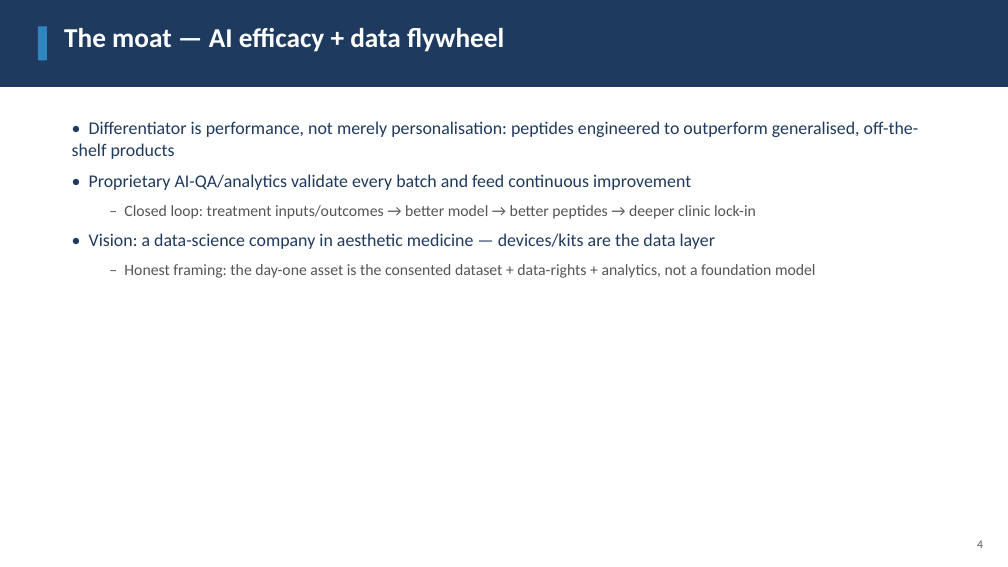
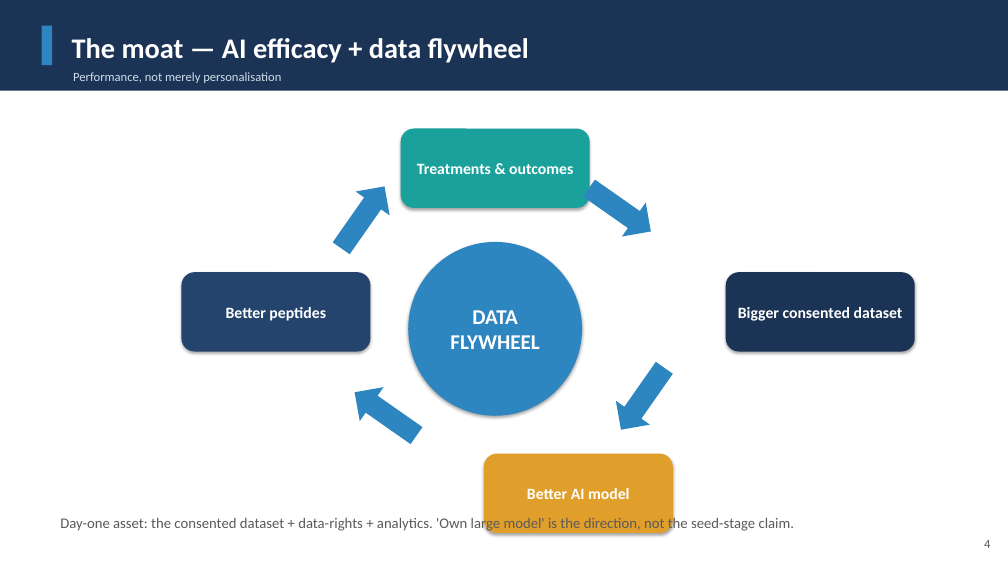
Before and after one commit to leicatam/gamification, a slide deck: slide 4 of synexo/Synapep_Investor_Deck.pptx. Drawn at 1008x567 pixels with LibreOffice and Linux fonts; fonts in the diff are those of the drawing. Boxes give left, top, right and bottom in pixels: in the first picture for what was removed or moved away, otherwise in the second. Text is boxed around its words. In the diff, an @@ line names an element or a change of style, - is before the commit and + after.

```diff
--- a/synexo/Synapep_Investor_Deck.pptx
+++ b/synexo/Synapep_Investor_Deck.pptx
@@ rectangle resized from (x1=0, y1=0, x2=1008, y2=87) to (x1=0, y1=0, x2=1008, y2=91) @@
@@ rectangle at (x1=0, y1=0, x2=1008, y2=91): fill #1F3A5F to #1B3355 @@
@@ rectangle resized from (x1=38, y1=26, x2=47, y2=60) to (x1=42, y1=26, x2=52, y2=65) @@
@@ text "The moat — AI efficacy ..." moved from (x1=64, y1=28, x2=504, y2=52) to (x1=72, y1=38, x2=529, y2=63) @@
@@ text "The moat — AI efficacy ..." at (x1=72, y1=38, x2=529, y2=63): size 26 to 27 pt; more space between paragraphs; vertical alignment top to middle @@
@@ text added at (x1=73, y1=72, x2=281, y2=83), 12 pt, text #CFDDEA @@
+Performance, not merely personalisation
@@ text removed at (x1=72, y1=121, x2=919, y2=278) @@
-• Differentiator is performance, not merely personalisation: peptides engineered to outperform generalised, off-the-shelf products
-• Proprietary AI-QA/analytics validate every batch and feed continuous improvement
-  – Closed loop: treatment inputs/outcomes → better model → better peptides → deeper clinic lock-in
-• Vision: a data-science company in aesthetic medicine — devices/kits are the data layer
-  – Honest framing: the day-one asset is the consented dataset + data-rights + analytics, not a foundation model
@@ rounded rectangle added at (x1=401, y1=129, x2=590, y2=208), fill #1AA19C, 15 pt, text #FFFFFF, bold @@
+Treatments & outcomes
@@ right arrow added at (x1=324, y1=175, x2=402, y2=260), fill #2E86C1 @@
@@ right arrow added at (x1=577, y1=171, x2=663, y2=249), fill #2E86C1 @@
@@ ellipse added at (x1=408, y1=242, x2=582, y2=416), fill #2E86C1, 20 pt, text #FFFFFF, bold @@
+DATA
+FLYWHEEL
@@ rounded rectangle added at (x1=181, y1=272, x2=371, y2=352), fill #24446E, 15 pt, text #FFFFFF, bold @@
+Better peptides
@@ rounded rectangle added at (x1=726, y1=272, x2=915, y2=352), fill #1B3355, 15 pt, text #FFFFFF, bold @@
+Bigger consented dataset
@@ right arrow added at (x1=604, y1=356, x2=681, y2=442), fill #2E86C1 @@
@@ right arrow added at (x1=343, y1=375, x2=429, y2=453), fill #2E86C1 @@
@@ rounded rectangle added at (x1=484, y1=454, x2=673, y2=533), fill #E09E2B, 15 pt, text #FFFFFF, bold @@
+Better AI model
@@ text added at (x1=60, y1=516, x2=795, y2=533), 14 pt, text #5A5A5A @@
+Day-one asset: the consented dataset + data-rights + analytics. 'Own large model' is the direction, not the seed-stage claim.
@@ text "4" moved from (x1=977, y1=540, x2=983, y2=548) to (x1=984, y1=540, x2=990, y2=548) @@
@@ text "4" at (x1=984, y1=540, x2=990, y2=548): size 11 to 12 pt, text colour #555555 to #5A5A5A; more space between paragraphs @@
```
Also in this commit, not shown: 13 other slides changed, 1 other file.
